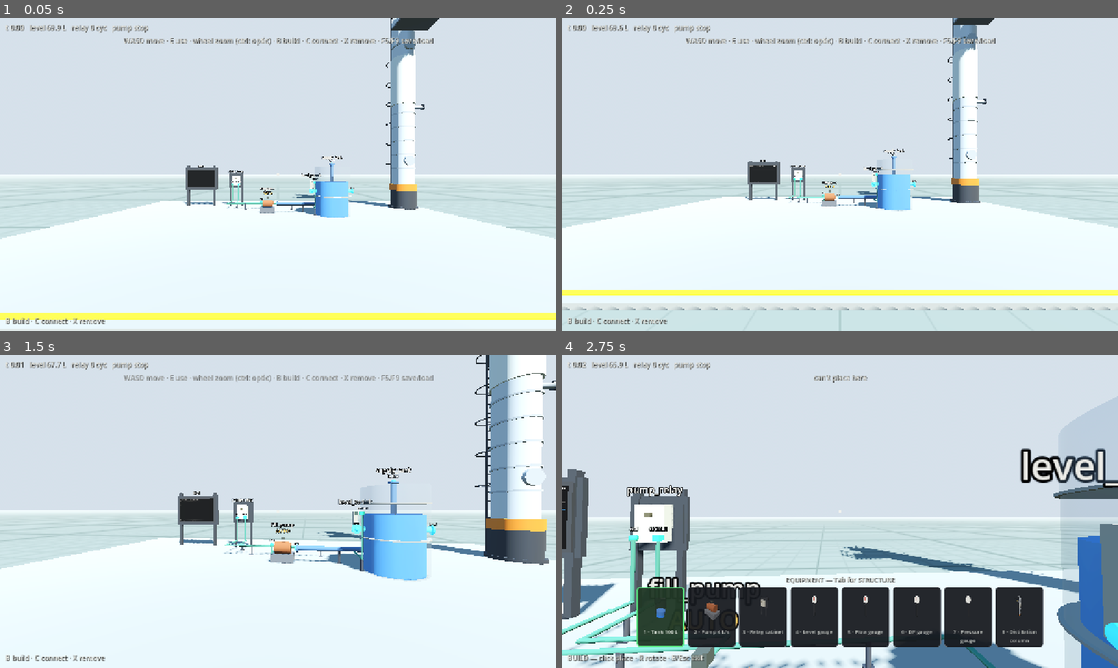
Above: before the commit, frames 1-4 (two rows, left to right).
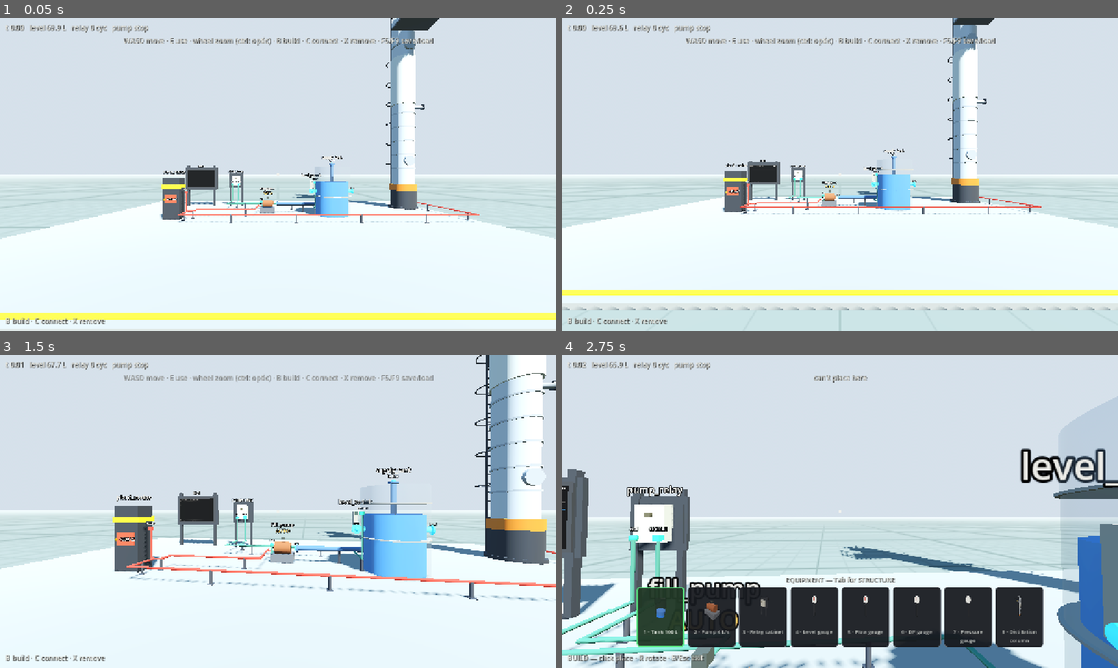
Above: after the commit, the same moments.

Repository: whharris917/flowstate
Game: Godot game, scene res://world/sandbox.tscn
Same seed, same stepped clock (60 frames per second), same inputs: the game is played once before the commit and once after it. Sound files missing from this copy of the repository are replaced by a short silence.
Inputs (mouse positions are in pixels of both pictures, inside the frame that each line leads up to):
- Up to frame 1 (0.05 s): no input
- Up to frame 2 (0.25 s): no input
- Up to frame 3 (1.5 s): move the mouse to (305, 511) at 0.52 s; hold E (interact) 0.53-1.28 s; hold W (move_forward) from 0.53 s (still down); click (305, 511) at 0.8 s; move the mouse to (250, 511) at 1.27 s; click (250, 511) at 1.35 s
- Up to frame 4 (2.75 s): keep holding W (move_forward); tap E (interact) at 1.55 s; move the mouse to (851, 505) at 2.02 s; hold B (build_mode) from 2.03 s (still down); click (851, 505) at 2.3 s

The runs differ from the first frame. In frame 1, 1.1% of the frame differs, in the area x 28-87%, y 48-66%; in frame 2, 1.0%; in frame 3, 2.8%, in the area x 20-100%, y 44-79%; in frame 4, nothing differs.

Commit message:
Power layer: mains feeds, voltage classes, dead equipment, PSU chains
New POWER port kind in both kernels with a voltage-class spec on
every power port; wiring 24VDC to a 480VAC load is refused with a
voltage-mismatch message. MainsFeed (feeder pillar with hazard band)
and PowerSupply (480VAC to 24VDC, live DC-OK lamp) are placeable on
the CONTROL page. Motor and controller loads now genuinely need
power: pumps are dead without 480 V even in hand, the column
reboiler will not heat, and an unpowered PLC drops its outputs,
resets timers, holds memory, and stops scanning — pull a PSU feeder
and the rack halts one honest scan later. Cabinets gain an integral
PSU with flank markers (480 in, spare 24 out) factory-wired to the
PLC. Commissioned plants ship a plant_mains feeder cabled along the
floor to the fill pump and the still reboiler. The cabinet exercise
now proves the dead rack drives nothing until its PSU is fed. Power
cables render dark red and glow when energized; the port menu shows
voltage classes. Alarm/service repaints made deterministic (direct
repaint, no flip trick). 68 Python tests pass; all four headless
checks green in both worlds.

Co-Authored-By: Claude Fable 5 <noreply@anthropic.com>
Claude-Session: https://claude.ai/code/session_01LEpShB69R5sqJSsHUaRUU2

Diff:
--- /dev/null
+++ b/game/components/mains_view.gd
@@ -0,0 +1,30 @@
+class_name MainsView
+extends Node3D
+## Renders a SimMainsFeed: a feeder pillar with a hazard band and the
+## voltage class on its face. The root of every power circuit.
+
+var mains: SimMainsFeed
+
+
+func setup(mains_: SimMainsFeed) -> void:
+	mains = mains_
+	var dark := ViewUtil.flat(Color(0.14, 0.15, 0.17))
+	ViewUtil.box(self, Vector3(0.7, 1.7, 0.5), Vector3(0, 0.85, 0), dark)
+	ViewUtil.box(self, Vector3(0.78, 0.14, 0.55), Vector3(0, 1.35, 0),
+		ViewUtil.flat(Color(0.95, 0.78, 0.05)))
+	ViewUtil.box(self, Vector3(0.5, 0.35, 0.04), Vector3(0, 0.85, 0.26),
+		ViewUtil.glow(Color(0.85, 0.20, 0.12), 0.7))
+	var tag := ViewUtil.label(self, "⚡ %s" % mains.spec, Vector3(0, 0.85, 0.30))
+	tag.font_size = 30
+	tag.billboard = BaseMaterial3D.BILLBOARD_DISABLED
+	ViewUtil.label(self, mains.comp_name, Vector3(0, 1.95, 0))
+	ViewUtil.interact_body(self, Vector3(0.8, 1.7, 0.6), Vector3(0, 0.85, 0))
+
+
+func describe() -> String:
+	return "%s — mains feeder, %s\nfeeds everything wired to it" % [
+		mains.comp_name, mains.spec]
+
+
+func use() -> void:
+	pass
--- a/game/components/pipe_view.gd
+++ b/game/components/pipe_view.gd
@@ -91,7 +91,7 @@
 func apply_service(color: Color, label_text: String) -> void:
 	_set_service_color(color)
 	service_label = label_text
-	_was_hot = not _was_hot  # force a material refresh next frame
+	_repaint()
 	for old in _label_nodes:
 		old.queue_free()
 	_label_nodes.clear()
@@ -228,7 +228,7 @@
 		old.queue_free()
 	_brackets.clear()
 	_unsupported = unsupported
-	_was_hot = not _was_hot  # force a material refresh next frame
+	_repaint()
 	var mat := ViewUtil.flat(Color(0.22, 0.23, 0.26))
 	for bracket: Dictionary in brackets:
 		var from: Vector3 = bracket["from"]
@@ -269,9 +269,14 @@
 
 func _process(_delta: float) -> void:
 	var hot: bool = _getter.call() > 0.5
-	if hot == _was_hot and not _meshes.is_empty() and _meshes[0].material_override != null:
+	if hot == _was_hot:
 		return
-	_was_hot = hot
-	var mat := _bad if _unsupported else (_hot if hot else _cold)
+	_repaint()
+
+
+func _repaint() -> void:
+	_was_hot = _getter.call() > 0.5
+	var mat := _bad if _unsupported else (_hot if _was_hot else _cold)
 	for inst in _meshes:
-		inst.material_override = mat
+		if is_instance_valid(inst):
+			inst.material_override = mat
--- a/game/components/plant_factory.gd
+++ b/game/components/plant_factory.gd
@@ -19,6 +19,8 @@
 	{"type": "valve", "label": "Control valve"},
 	{"type": "controller", "label": "PID controller"},
 	{"type": "cabinet", "label": "Control cabinet"},
+	{"type": "mains", "label": "Mains feeder 480VAC"},
+	{"type": "psu", "label": "Power supply 24VDC"},
 ]
 
 # Ghost/collision footprint (x, y, z) and the view's y-offset when the
@@ -36,6 +38,8 @@
 	"valve": Vector3(0.7, 1.3, 0.55),
 	"controller": Vector3(0.5, 1.9, 0.5),
 	"cabinet": Vector3(1.4, 2.1, 0.75),
+	"mains": Vector3(0.85, 1.85, 0.65),
+	"psu": Vector3(0.65, 1.6, 0.45),
 }
 const Y_OFFSETS := {
 	"tank": 0.0, "pump": 0.0, "relay": 1.5,
@@ -43,12 +47,14 @@
 	"gauge_press": 0.0, "column": 0.0,
 	"float_switch": 0.0, "air_cascade": 0.0,
 	"valve": 0.0, "controller": 0.0, "cabinet": 0.0,
+	"mains": 0.0, "psu": 0.0,
 }
 
 # Where each port's marker sits in the view's local space.
 const PORT_ANCHORS := {
 	"tank": {"in_flow": Vector3(0, 2.35, 0), "level": Vector3(0.95, 1.1, 0)},
-	"pump": {"run": Vector3(-0.3, 0.55, 0.25), "flow": Vector3(0.42, 0.42, 0)},
+	"pump": {"run": Vector3(-0.3, 0.55, 0.25), "power": Vector3(-0.3, 0.25, -0.25),
+		"flow": Vector3(0.42, 0.42, 0)},
 	"relay": {"coil": Vector3(-0.18, -0.22, 0.14), "contact": Vector3(0.18, -0.22, 0.14)},
 	"float_switch": {"level": Vector3(0, -0.22, 0.12), "contact": Vector3(0.14, 0.2, 0.1)},
 	"gauge_level": {"process": Vector3(0, 0.25, 0.1), "signal": Vector3(0.2, 1.32, 0)},
@@ -58,8 +64,11 @@
 	"gauge_press": {"process": Vector3(0, 0.25, 0.1), "signal": Vector3(0.2, 1.32, 0)},
 	"valve": {"cmd": Vector3(-0.28, 0.85, 0.12), "flow": Vector3(0.36, 0.32, 0)},
 	"controller": {"pv": Vector3(-0.16, 1.05, 0.12), "out": Vector3(0.16, 1.05, 0.12)},
-	# Overhead tap on the vapor line above the dished head.
-	"column": {"p_top": Vector3(0, 10.75, 0.5)},
+	"mains": {"power": Vector3(0.5, 1.1, 0)},
+	"psu": {"ac_in": Vector3(-0.32, 1.2, 0.1), "dc_out": Vector3(0.32, 1.2, 0.1)},
+	# Overhead tap on the vapor line above the dished head; power lands
+	# at the reboiler band.
+	"column": {"p_top": Vector3(0, 10.75, 0.5), "power": Vector3(0.7, 1.15, 0)},
 	# Pressure taps sit on the suite's walls, near the ceiling.
 	"air_cascade": {
 		"p_al1": Vector3(-23.5, 2.5, -4.35),
@@ -76,6 +85,7 @@
 	SimTypes.PortKind.PROCESS_FLOW: Color(0.16, 0.47, 0.84),
 	SimTypes.PortKind.PROCESS_LEVEL: Color(0.15, 0.65, 0.80),
 	SimTypes.PortKind.PROCESS_PRESSURE: Color(0.58, 0.40, 0.85),
+	SimTypes.PortKind.POWER: Color(0.55, 0.15, 0.12),
 }
 
 
@@ -126,6 +136,10 @@
 			return sim.add(SimPLC.new(name_))
 		"terminal":
 			return sim.add(SimTerminal.new(name_, params.get("kind", "discrete")))
+		"mains":
+			return sim.add(SimMainsFeed.new(name_, params.get("spec", "480VAC")))
+		"psu":
+			return sim.add(SimPowerSupply.new(name_))
 	push_error("unknown equipment type '%s'" % type_id)
 	return null
 
@@ -150,6 +164,10 @@
 			view = ControlValveView.new()
 		"controller":
 			view = PIDView.new()
+		"mains":
+			view = MainsView.new()
+		"psu":
+			view = PsuView.new()
 		"air_cascade":
 			view = AsepticSuite.new()
 	if view == null:
--- /dev/null
+++ b/game/components/psu_view.gd
@@ -0,0 +1,41 @@
+class_name PsuView
+extends Node3D
+## Renders a SimPowerSupply: a finned converter box on a stand,
+## 480VAC in one side, 24VDC out the other, with a live DC-OK lamp.
+
+var psu: SimPowerSupply
+var _lamp: MeshInstance3D
+var _lamp_on: StandardMaterial3D
+var _lamp_off: StandardMaterial3D
+
+
+func setup(psu_: SimPowerSupply) -> void:
+	psu = psu_
+	ViewUtil.box(self, Vector3(0.08, 1.0, 0.08), Vector3(0, 0.5, 0),
+		ViewUtil.flat(Color(0.16, 0.17, 0.19)))
+	ViewUtil.box(self, Vector3(0.5, 0.5, 0.28), Vector3(0, 1.2, 0),
+		ViewUtil.flat(Color(0.35, 0.55, 0.40)))
+	for i in range(5):
+		ViewUtil.box(self, Vector3(0.5, 0.06, 0.02), Vector3(0, 1.02 + i * 0.09, 0.15),
+			ViewUtil.flat(Color(0.28, 0.44, 0.32)))
+	_lamp_on = ViewUtil.glow(Color(0.30, 0.95, 0.45), 1.6)
+	_lamp_off = ViewUtil.flat(Color(0.20, 0.30, 0.22))
+	_lamp = ViewUtil.box(self, Vector3(0.07, 0.07, 0.03), Vector3(0.15, 1.38, 0.15), _lamp_off)
+	var tag := ViewUtil.label(self, "480VAC → 24VDC", Vector3(0, 1.62, 0))
+	tag.font_size = 24
+	ViewUtil.label(self, psu.comp_name, Vector3(0, 1.80, 0))
+	ViewUtil.interact_body(self, Vector3(0.6, 1.5, 0.4), Vector3(0, 0.85, 0))
+
+
+func _process(_delta: float) -> void:
+	_lamp.material_override = _lamp_on if psu.dc_out.value > 0.5 else _lamp_off
+
+
+func describe() -> String:
+	var state := "DC OK" if psu.dc_out.value > 0.5 else ("AC in, starting" \
+		if psu.ac_in.value > 0.5 else "DEAD — no 480VAC feed")
+	return "%s — control power supply\n%s" % [psu.comp_name, state]
+
+
+func use() -> void:
+	pass
--- a/game/sim/sim_column.gd
+++ b/game/sim/sim_column.gd
@@ -26,6 +26,7 @@
 var boilup_kgps: float = 0.0
 var p_top_pa: float = 0.0
 
+var power: SimInputPort
 var p_top: SimOutputPort
 
 
@@ -37,6 +38,7 @@
 	charge_l = charge_l_
 	max_duty_kw = max_duty_kw_
 	temp_c = temp_c_
+	power = add_input("power", SimTypes.PortKind.POWER, "480VAC")
 	p_top = add_output("p_top", SimTypes.PortKind.PROCESS_PRESSURE)
 	add_observable("temp_c", &"temp_c")
 	add_observable("duty_kw", &"duty_kw")
@@ -54,7 +56,7 @@
 
 
 func tick(dt: float) -> void:
-	duty_kw = duty_frac * max_duty_kw
+	duty_kw = duty_frac * max_duty_kw if power.value > 0.5 else 0.0
 	var mass_kg := charge_l  # aqueous charge, ~1 kg/L
 	if duty_kw > 0.0 and temp_c < BOIL_C:
 		temp_c = minf(BOIL_C, temp_c + duty_kw / (mass_kg * CP_KJ_PER_KG_K) * dt)
--- a/game/sim/sim_component.gd
+++ b/game/sim/sim_component.gd
@@ -17,14 +17,14 @@
 	comp_name = name_
 
 
-func add_input(name_: String, kind: SimTypes.PortKind) -> SimInputPort:
-	var port := SimInputPort.new(comp_name, name_, kind)
+func add_input(name_: String, kind: SimTypes.PortKind, spec: String = "") -> SimInputPort:
+	var port := SimInputPort.new(comp_name, name_, kind, spec)
 	inputs[name_] = port
 	return port
 
 
-func add_output(name_: String, kind: SimTypes.PortKind) -> SimOutputPort:
-	var port := SimOutputPort.new(comp_name, name_, kind)
+func add_output(name_: String, kind: SimTypes.PortKind, spec: String = "") -> SimOutputPort:
+	var port := SimOutputPort.new(comp_name, name_, kind, spec)
 	outputs[name_] = port
 	return port
 
--- /dev/null
+++ b/game/sim/sim_mains_feed.gd
@@ -0,0 +1,22 @@
+class_name SimMainsFeed
+extends SimComponent
+## The plant's electrical feeder: one always-energized POWER output at
+## its voltage class. Load accounting and breakers arrive with the
+## power-monitoring tier; for now this is the honest root of every
+## power circuit — nothing runs without a cable back to a feed.
+## Mirrors sim/components.py MainsFeed.
+
+var spec: String
+
+var power: SimOutputPort
+
+
+func _init(name_: String, spec_ := "480VAC") -> void:
+	super(name_)
+	spec = spec_
+	power = add_output("power", SimTypes.PortKind.POWER, spec_)
+	power.value = 1.0
+
+
+func tick(_dt: float) -> void:
+	power.value = 1.0
--- a/game/sim/sim_plc.gd
+++ b/game/sim/sim_plc.gd
@@ -27,6 +27,7 @@
 var program: Array[Dictionary] = []
 var ao_moves: Array[Dictionary] = []
 var scans: int = 0
+var power: SimInputPort
 
 
 func _init(name_: String, di := 8, do := 8, ai := 4, ao := 4,
@@ -51,6 +52,7 @@
 		timer_run.append(false)
 		timer_done.append(false)
 		timer_presets.append(1.0)
+	power = add_input("power", SimTypes.PortKind.POWER, "24VDC")
 	add_observable("scans", &"scans")
 
 
@@ -155,6 +157,18 @@
 
 
 func tick(dt: float) -> void:
+	if power.value <= 0.5:
+		# De-energized: outputs drop, timers reset, memory holds
+		# (battery-backed), no scan runs.
+		for port in do_ports:
+			port.value = 0.0
+		for port in ao_ports:
+			port.value = 0.0
+		for i in range(timer_run.size()):
+			timer_run[i] = false
+			timer_acc[i] = 0.0
+			timer_done[i] = false
+		return
 	scans += 1
 	# Outputs no rung drives stay off; timers must be re-driven every
 	# scan or they release (TON semantics).
--- a/game/sim/sim_port.gd
+++ b/game/sim/sim_port.gd
@@ -6,13 +6,16 @@
 var owner_name: String
 var port_name: String
 var kind: SimTypes.PortKind
+var spec: String = ""   # voltage class for POWER ports ("480VAC", "24VDC")
 var value: float = 0.0
 
 
-func _init(owner_name_: String, name_: String, kind_: SimTypes.PortKind) -> void:
+func _init(owner_name_: String, name_: String, kind_: SimTypes.PortKind,
+		spec_: String = "") -> void:
 	owner_name = owner_name_
 	port_name = name_
 	kind = kind_
+	spec = spec_
 
 
 func path() -> String:
--- /dev/null
+++ b/game/sim/sim_power_supply.gd
@@ -0,0 +1,18 @@
+class_name SimPowerSupply
+extends SimComponent
+## Control power supply: 480VAC in, 24VDC out. The cabinet's PSU —
+## controllers ride on it, and it dies with its feeder. Mirrors
+## sim/components.py PowerSupply.
+
+var ac_in: SimInputPort
+var dc_out: SimOutputPort
+
+
+func _init(name_: String) -> void:
+	super(name_)
+	ac_in = add_input("ac_in", SimTypes.PortKind.POWER, "480VAC")
+	dc_out = add_output("dc_out", SimTypes.PortKind.POWER, "24VDC")
+
+
+func tick(_dt: float) -> void:
+	dc_out.value = 1.0 if ac_in.value > 0.5 else 0.0
--- a/game/sim/sim_pump.gd
+++ b/game/sim/sim_pump.gd
@@ -13,6 +13,7 @@
 var starts: int = 0
 
 var run: SimInputPort
+var power: SimInputPort
 var flow: SimOutputPort
 
 
@@ -22,6 +23,7 @@
 	rated_lps = rated_lps_
 	set_mode(mode_)
 	run = add_input("run", SimTypes.PortKind.SIGNAL_DISCRETE)
+	power = add_input("power", SimTypes.PortKind.POWER, "480VAC")
 	flow = add_output("flow", SimTypes.PortKind.PROCESS_FLOW)
 	add_observable("starts", &"starts")
 
@@ -45,6 +47,8 @@
 		should_run = false
 	else:
 		should_run = run.value > 0.5
+	# No 480 V at the starter, no motor — hand mode included.
+	should_run = should_run and power.value > 0.5
 	if should_run and not running:
 		starts += 1
 	running = should_run
--- a/game/sim/sim_types.gd
+++ b/game/sim/sim_types.gd
@@ -6,7 +6,7 @@
 ## GDScript static typing simple, and the historian stores floats anyway.
 
 
-enum PortKind { SIGNAL_DISCRETE, SIGNAL_ANALOG, PROCESS_FLOW, PROCESS_LEVEL, PROCESS_PRESSURE }
+enum PortKind { SIGNAL_DISCRETE, SIGNAL_ANALOG, PROCESS_FLOW, PROCESS_LEVEL, PROCESS_PRESSURE, POWER }
 
 
 static func is_summing(kind: PortKind) -> bool:
--- a/game/sim/simulation.gd
+++ b/game/sim/simulation.gd
@@ -47,6 +47,10 @@
 		push_error("cannot wire %s (%s) to %s (%s)" % [
 			out_port.path(), SimTypes.kind_name(out_port.kind),
 			in_port.path(), SimTypes.kind_name(in_port.kind)])
+		return false
+	if out_port.kind == SimTypes.PortKind.POWER and out_port.spec != in_port.spec:
+		push_error("voltage mismatch: %s is %s, %s needs %s" % [
+			out_port.path(), out_port.spec, in_port.path(), in_port.spec])
 		return false
 	if in_port.wire_count > 0 and not SimTypes.allows_multiple_sources(in_port.kind):
 		push_error("%s (%s) accepts only one wire" % [in_port.path(), SimTypes.kind_name(in_port.kind)])
--- a/game/ui/port_menu.gd
+++ b/game/ui/port_menu.gd
@@ -62,25 +62,25 @@
 			continue
 		for port_name: String in record.outputs:
 			var port: SimOutputPort = record.outputs[port_name]
-			_list.add_child(_row(record_name, port_name, port.kind, false,
+			_list.add_child(_row(record_name, port_name, port.kind, port.spec, false,
 				"%.2f" % port.value, true))
 		for port_name: String in record.inputs:
 			var port: SimInputPort = record.inputs[port_name]
 			var free := port.wire_count == 0 or SimTypes.allows_multiple_sources(port.kind)
-			_list.add_child(_row(record_name, port_name, port.kind, true,
+			_list.add_child(_row(record_name, port_name, port.kind, port.spec, true,
 				"wired" if port.wire_count > 0 else "open", free))
 	visible = true
 	Input.mouse_mode = Input.MOUSE_MODE_VISIBLE
 
 
 func _row(record_name: String, port_name: String, kind: SimTypes.PortKind,
-		is_input: bool, state: String, enabled: bool) -> Button:
+		spec: String, is_input: bool, state: String, enabled: bool) -> Button:
 	var button := Button.new()
 	button.alignment = HORIZONTAL_ALIGNMENT_LEFT
 	button.custom_minimum_size = Vector2(360, 0)
+	var kind_text := SimTypes.kind_name(kind) + ((" " + spec) if spec != "" else "")
 	button.text = "%s  %s.%s   [%s]   %s" % [
-		"◦ IN " if is_input else "▸ OUT", record_name, port_name,
-		SimTypes.kind_name(kind), state]
+		"◦ IN " if is_input else "▸ OUT", record_name, port_name, kind_text, state]
 	button.add_theme_font_size_override("font_size", 13)
 	button.add_theme_color_override("font_color", PlantFactory.KIND_COLORS[kind].lightened(0.3))
 	button.disabled = not enabled
--- a/game/world/plant.gd
+++ b/game/world/plant.gd
@@ -81,6 +81,8 @@
 	else:
 		if connect_equipment(col.comp_name, "p_top", pi_top.comp_name, "process") != "":
 			problems.append("pressure gauge connect refused")
+		if connect_equipment("plant_mains", "power", col.comp_name, "power") != "":
+			problems.append("column power feed refused")
 		col.set_duty(1.0)
 		for _i in 2400:
 			sim.tick()
@@ -151,6 +153,13 @@
 		switch.set_band(150.0, 150.0)  # level < 150: contact closed for sure
 		for _i in 10:
 			sim.tick()
+		# The rack has no 480 V feed yet: the PLC must be dead.
+		if (sim.get_component(cab + "_td2") as SimTerminal).t_out.value > 0.5:
+			problems.append("unpowered PLC drove an output")
+		if connect_equipment("plant_mains", "power", cab + "_psu", "ac_in") != "":
+			problems.append("mains to cabinet PSU refused")
+		for _i in 10:
+			sim.tick()
 		if (sim.get_component(cab + "_td2") as SimTerminal).t_out.value < 0.5:
 			problems.append("signal failed to traverse terminal -> PLC -> terminal")
 		switch.set_band(40.0, 80.0)
@@ -241,6 +250,10 @@
 			(view as ControlValveView).setup(record as SimControlValve)
 		"controller":
 			(view as PIDView).setup(record as SimPID)
+		"mains":
+			(view as MainsView).setup(record as SimMainsFeed)
+		"psu":
+			(view as PsuView).setup(record as SimPowerSupply)
 		"air_cascade":
 			(view as AsepticSuite).setup(record as SimAirCascade)
 	PlantFactory.attach_port_markers(view, record, type_id)
@@ -286,12 +299,24 @@
 			"%s_ta%d" % [name_, i + 1], {"kind": "analog"})
 		sim.register_with_historian(term)
 		terms.append(term.comp_name)
+	# Integral PSU: 24VDC for the rack, fed by a 480VAC field cable
+	# landed on the flank. The PSU->PLC hookup is factory wiring — a
+	# pure kernel wire, not listed in the schematic.
+	var psu := PlantFactory.make_record(sim, "psu", name_ + "_psu", {}) as SimPowerSupply
+	sim.register_with_historian(psu)
+	sim.connect_ports(psu, "dc_out", plc, "power")
 	var view := CabinetView.new()
 	view.position = to_local(world_pos)
 	view.rotation.y = rot_y
 	add_child(view)
 	view.setup(plc, name_)
 	view.config_cb = _configure_cabinet
+	PlantFactory.attach_port_markers(view, psu, "psu",
+		{"ac_in": Vector3(-0.72, 0.30, 0.12), "dc_out": Vector3(0.72, 0.30, 0.12)})
+	views[psu.comp_name] = view
+	equip_types[psu.comp_name] = "psu"
+	protected[psu.comp_name] = true
+	member_of[psu.comp_name] = name_
 	# Terminal markers on the flanks: field wires land on the left
 	# (in), leave on the right (out). Discrete strip above analog.
 	for i in range(terms.size()):
@@ -307,7 +332,8 @@
 	equip_types[plc.comp_name] = "plc"
 	protected[plc.comp_name] = true
 	member_of[plc.comp_name] = name_
-	cabinets[name_] = {"node": view, "plc": plc.comp_name, "terminals": terms}
+	cabinets[name_] = {"node": view, "plc": plc.comp_name, "terminals": terms,
+		"psu": psu.comp_name}
 	_revalidate_in = 3
 	return plc
 
@@ -318,6 +344,8 @@
 	var entry: Dictionary = cabinets[name_]
 	var members: Array[String] = []
 	members.append(str(entry["plc"]))
+	if entry.has("psu"):
+		members.append(str(entry["psu"]))
 	for term: String in entry["terminals"]:
 		members.append(term)
 	for member in members:
@@ -620,6 +648,10 @@
 		0.0, true) as SimRelay
 	pump = place("pump", "fill_pump", {"rated_lps": 4.0},
 		_world(Vector3(-0.5, 0, -2.6)), 0.0, true) as SimPump
+	place("mains", "plant_mains", {}, _world(Vector3(-4.4, 0, -1.2)), 0.0, true)
+	# Power first — nothing runs without a cable back to the feeder.
+	connect_equipment("plant_mains", "power", "fill_pump", "power",
+		[Vector3(-3.6, 0.3, -1.6), Vector3(-1.0, 0.3, -2.9)])
 	# Signal runs drop to the floor and run along it — the support rule
 	# applies to the commissioned loop too.
 	connect_equipment("supply_tank", "level", "level_switch", "level")
@@ -664,6 +696,8 @@
 	var c_switch := check.add(SimFloatSwitch.new("s", 40.0, 80.0)) as SimFloatSwitch
 	var c_relay := check.add(SimRelay.new("r")) as SimRelay
 	var c_pump := check.add(SimPump.new("p", 4.0)) as SimPump
+	var c_mains := check.add(SimMainsFeed.new("m")) as SimMainsFeed
+	check.connect_ports(c_mains, "power", c_pump, "power")
 	check.connect_ports(c_tank, "level", c_switch, "level")
 	check.connect_ports(c_switch, "contact", c_relay, "coil")
 	check.connect_ports(c_relay, "contact", c_pump, "run")
@@ -696,6 +730,7 @@
 	var level_kpa := tank_.level_l / 45.45 * SimGauge.WATER_KPA_PER_M
 
 	var plc := SimPLC.new("plc")
+	plc.power.value = 1.0  # direct-tick check: energize the rack
 	var err := plc.set_program([
 		{"coil": "m_0", "logic": [
 			[{"ref": "di_0"}, {"ref": "di_1", "nc": true}],
--- a/game/world/sandbox.gd
+++ b/game/world/sandbox.gd
@@ -94,6 +94,9 @@
 	plant.place("gauge_press", "pi_still_top", {}, Vector3(7.5, 9.72, -3.4), PI, true)
 	plant.connect_equipment("still_column", "p_top", "pi_still_top", "process",
 		[Vector3(7.5, 10.9, -3.3)])
+	# The reboiler is a 480 V load like any other: cable from the feeder.
+	plant.connect_equipment("plant_mains", "power", "still_column", "power",
+		[Vector3(-3.8, 0.3, -0.4), Vector3(7.7, 0.3, -3.5)])
 
 
 func _process(delta: float) -> void:
Not shown, added: game/components/mains_view.gd.uid
Not shown, added: game/components/psu_view.gd.uid
Not shown, added: game/sim/sim_mains_feed.gd.uid
Not shown, added: game/sim/sim_power_supply.gd.uid
